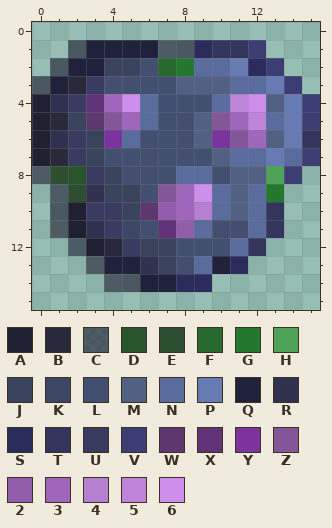
Pixel-art sprite, stored at assets/cell1.png. Above is the file before it was changed.
The file is 16x16 pixels. Colours within 5 levels of each other are drawn and written as one.
Palette (. is transparent): A #1f2031  B #282a3b  C #282a3ba9  D #27542b  E #2e4e31  F #26682d  G #24782d  H #4fa358  J #39435c  K #3b4764  L #434f70  M #526084  N #5a6c9e  P #667ab3  Q #20213b  R #30324f  S #2a2c5d  T #33355d  U #393b60  V #3c3e73  W #5c386e  X #603277  Y #7b339e  Z #825698  2 #925eac  3 #9f66bb  4 #b680d0  5 #bd84d9  6 #cd8eec
After:
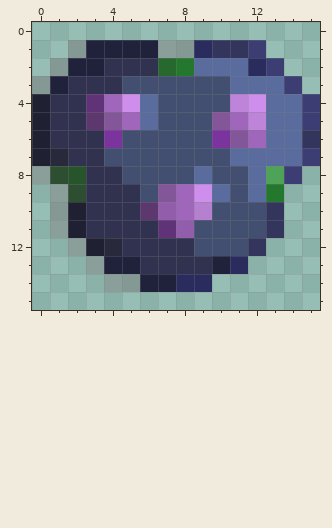
The edit:
colour C: #282a3ba9 -> #7f7f7f7f
y 2: x 4..6 JJL -> RRR; x 11 P -> N
y 3: x 2..4 BUL -> RRR; x 8..10 MMM -> LLL; x 13 P -> N
y 4: x 2 U -> R; x 10 N -> L; x 13..14 MP -> NN
y 5: x 1..2 BJ -> RR; x 9 M -> L; x 14 P -> N
y 6: x 2..3 UJ -> RR; x 5 N -> L; x 9 M -> L; x 13..14 MP -> NN
y 7: x 2..3 UJ -> RR; x 10 M -> L; x 13 P -> N
y 8: x 3..4 UJ -> RR; x 8 N -> L; x 11..12 MM -> LN
y 9: x 4..5 JJ -> RR; x 11 M -> L
y 10: x 3..5 UUJ -> RRR; x 10..12 NMN -> LLL
y 11: x 4..6 UKL -> RRR; x 9 N -> L; x 12 N -> L
y 12: x 5..8 UJJL -> RRRR; x 11 N -> L
y 13: x 7..9 JLN -> RRR
Pixel boxes of the changes (left, top, right, bottom) in both pictures:
changed: (32, 40, 302, 292)
